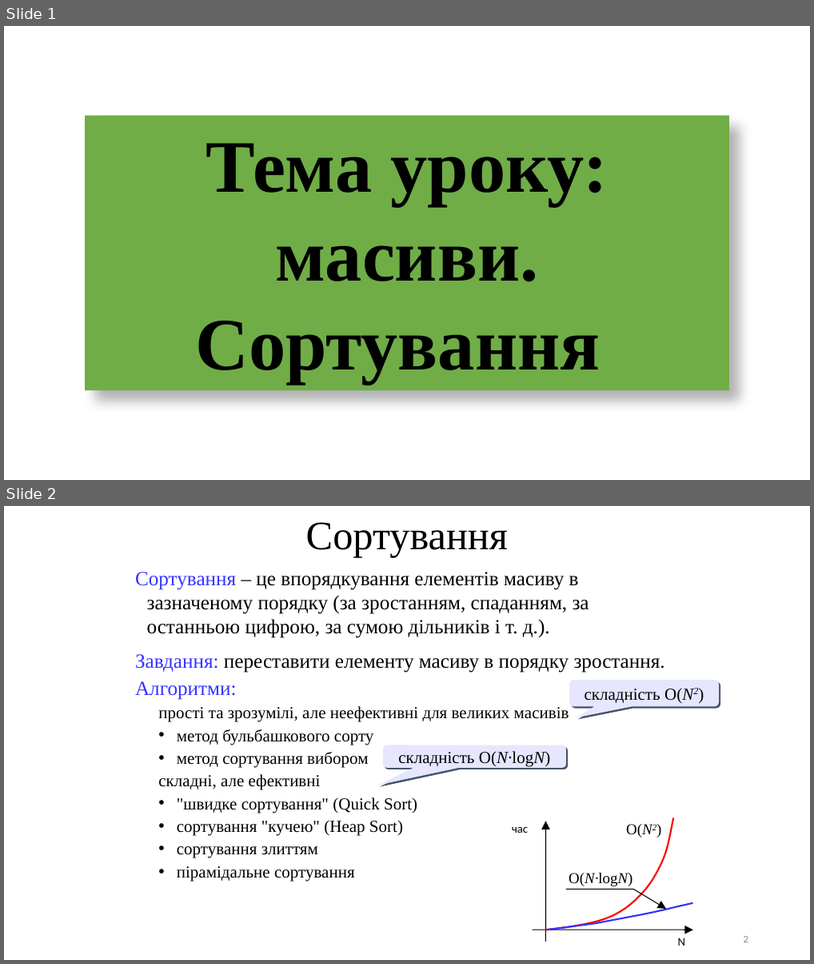
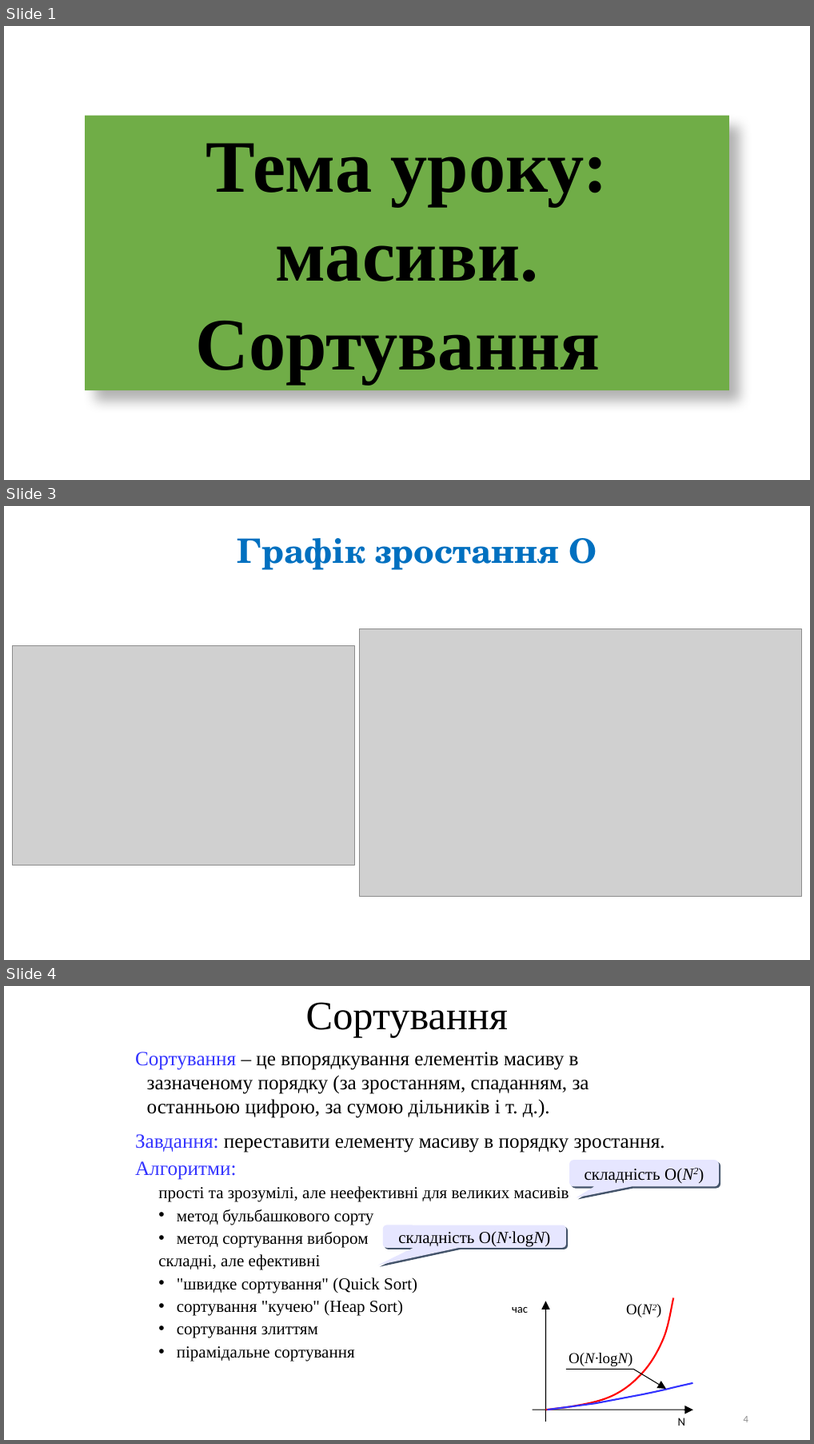
Before and after one commit to arg3ntuum/JavaCourse, a slide deck: Java Урок 8 Масиви. Алгоритми сортування.pptx. Shown one above the other, each under a label of ours: slides 1 and 2 before the commit, slides 1, 3 and 4 after it; the slides between them are not shown. The pictures are 814x964 and 814x1444 pixels, drawn with LibreOffice and Linux fonts; fonts in the diff are those of the drawing; grey boxes stand for pictures. Boxes give left, top, right and bottom in pixels: in the first picture for what was removed or moved away, otherwise in the second. Text is boxed around its words. In the diff, an @@ line names an element or a change of style, - is before the commit and + after.

```diff
--- a/Java Урок 8 Масиви. Алгоритми сортування.pptx
+++ b/Java Урок 8 Масиви. Алгоритми сортування.pptx
@@ slide 3 added at (x1=4, y1=506, x2=810, y2=960), background #FFFFFF @@
@@ title added at (x1=238, y1=538, x2=597, y2=570), 40 pt, text #0070C0, bold @@
+Графік зростання О
@@ picture added at (x1=13, y1=646, x2=355, y2=864) @@
@@ picture added at (x1=360, y1=628, x2=802, y2=896) @@
@@ what was slide 2 is now slide 4 @@
@@ page number at (x1=744, y1=1416, x2=749, y2=1422): text changed @@
-2
+4
```
Also in this commit, not shown: 1 other slide added.
